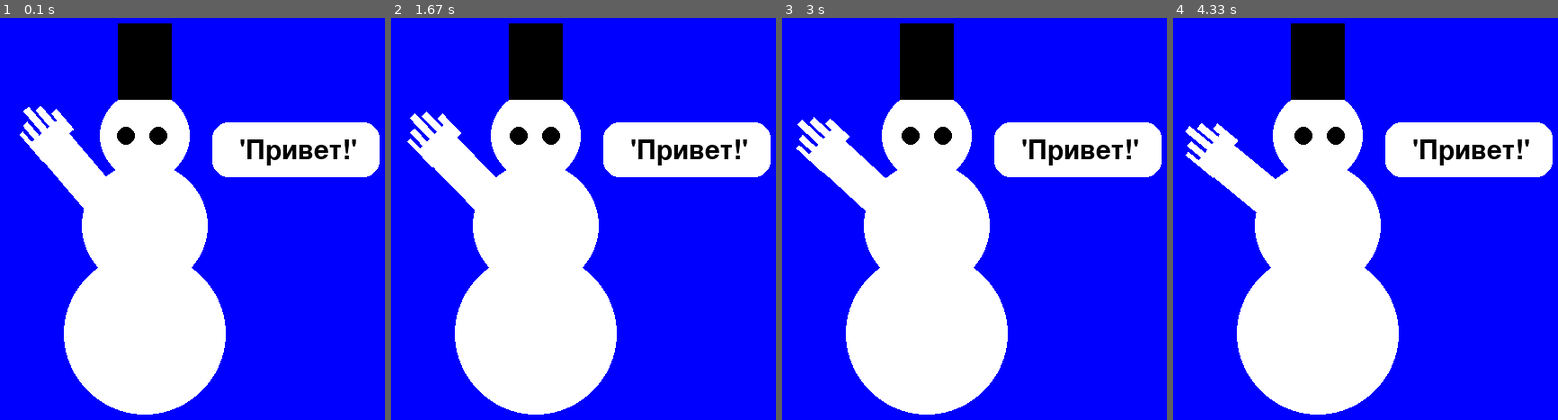
Above: before the commit, frames 1-4 (left to right).
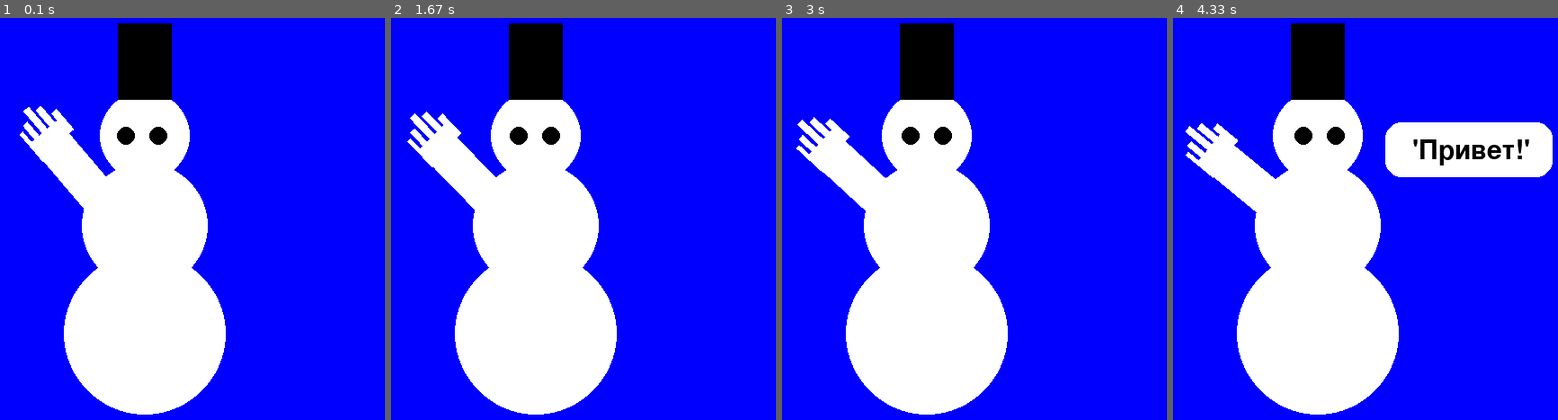
Above: after the commit, the same moments.

Repository: Tomaskis777/demoqa
Game: pygame game, started from PYGAME/GAME/Start.py
The game is run twice, just before and just after one commit, with the same random seed, the same clock (stepped at 60 frames per second) and the same inputs.
Inputs:
- Up to frame 1 (0.1 s): no input
- Up to frame 2 (1.67 s): no input
- Up to frame 3 (3 s): no input
- Up to frame 4 (4.33 s): no input

The runs differ from the first frame. In frame 1, 5.8% of the frame differs, in the area x 55-99%, y 25-40%; in frame 2, 5.8%; in frame 3, 5.8%; in frame 4, nothing differs.

Commit message:
Firs comit

Diff:
--- a/PYGAME/GAME/Start.py
+++ b/PYGAME/GAME/Start.py
@@ -1,5 +1,6 @@
 import pygame
 pygame.init()
+import time
 
 
 def draw_white_circle(screen, center, radius):
@@ -87,6 +88,10 @@
 # Настройка шрифта для облачка
 font = pygame.font.Font(None, 45)  # Вы можете изменить размер шрифта по необходимости
 
+show_bubble = False
+bubble_interval = 3
+last_bubble_time = time.time()
+
 running = True
 while running:
     for event in pygame.event.get():
@@ -120,8 +125,13 @@
 
     screen.blit(rotated_hand_surface, rotated_hand_rect)
 
-    # Отрисовка облачка с текстом "HI"
-    draw_speech_bubble(screen, (475, 185), "'Привет!'", font, (0, 0, 0), (255, 255, 255))
+    current_time = time.time()
+    if current_time - last_bubble_time >= bubble_interval:
+        show_bubble = True
+        last_bubble_time = current_time
+
+    if show_bubble:
+        draw_speech_bubble(screen, (475, 185), "'Привет!'", font, (0, 0, 0), (255, 255, 255))
 
     pygame.display.flip()
 
--- a/PYGAME/GAME/test_page.py
+++ b/PYGAME/GAME/test_page.py
@@ -1,5 +1,6 @@
 import pygame
 pygame.init()
+import time
 
 
 def draw_white_circle(screen, center, radius):
@@ -87,6 +88,12 @@
 # Настройка шрифта для облачка
 font = pygame.font.Font(None, 45)  # Вы можете изменить размер шрифта по необходимости
 
+show_bubble = False
+bubble_interval = 2
+last_bubble_time = time.time()
+
+stop_movement = False
+
 running = True
 while running:
     for event in pygame.event.get():
@@ -98,30 +105,39 @@
     for circle in circles:
         draw_white_circle(screen, circle["center"], circle["radius"])
 
-    for circle in left_circles:
-        draw_black_circle(screen, circle["center"], circle["radius"])
+    if not stop_movement:
+        for circle in left_circles:
+            draw_black_circle(screen, circle["center"], circle["radius"])
 
-    update_position(left_circles, 369, 400, 150, 300)
+        for circle in left_circles:
+            draw_black_circle(screen, circle["center"], circle["radius"])
 
-    for circle in right_circles:
-        draw_black_circle(screen, circle["center"], circle["radius"])
+        update_position(left_circles, 369, 400, 150, 300)
 
-    update_position(right_circles, 405, 436, 150, 300)
+        for circle in right_circles:
+            draw_black_circle(screen, circle["center"], circle["radius"])
 
-    for rect in squares:
-        draw_square(screen, rect["position"], rect["size"])
+        update_position(right_circles, 405, 436, 150, 300)
 
-    angle += angle_speed
-    if angle >= 80 or angle <= 38:
-        angle_speed = -angle_speed
+        for rect in squares:
+            draw_square(screen, rect["position"], rect["size"])
 
-    rotated_hand_surface = pygame.transform.rotate(hand_surface, angle)
-    rotated_hand_rect = rotated_hand_surface.get_rect(midbottom=(335, 370))
+        angle += angle_speed
+        if angle >= 80 or angle <= 38:
+            angle_speed = -angle_speed
 
-    screen.blit(rotated_hand_surface, rotated_hand_rect)
+        rotated_hand_surface = pygame.transform.rotate(hand_surface, angle)
+        rotated_hand_rect = rotated_hand_surface.get_rect(midbottom=(335, 370))
 
-    # Отрисовка облачка с текстом "HI"
-    draw_speech_bubble(screen, (475, 185), "'Привет!'", font, (0, 0, 0), (255, 255, 255))
+        screen.blit(rotated_hand_surface, rotated_hand_rect)
+
+    current_time = time.time()
+    if current_time - last_bubble_time >= bubble_interval:
+        show_bubble = True
+        stop_movement = True
+
+    if show_bubble:
+        draw_speech_bubble(screen, (475, 185), "'Привет!'", font, (0, 0, 0), (255, 255, 255))
 
     pygame.display.flip()
 
